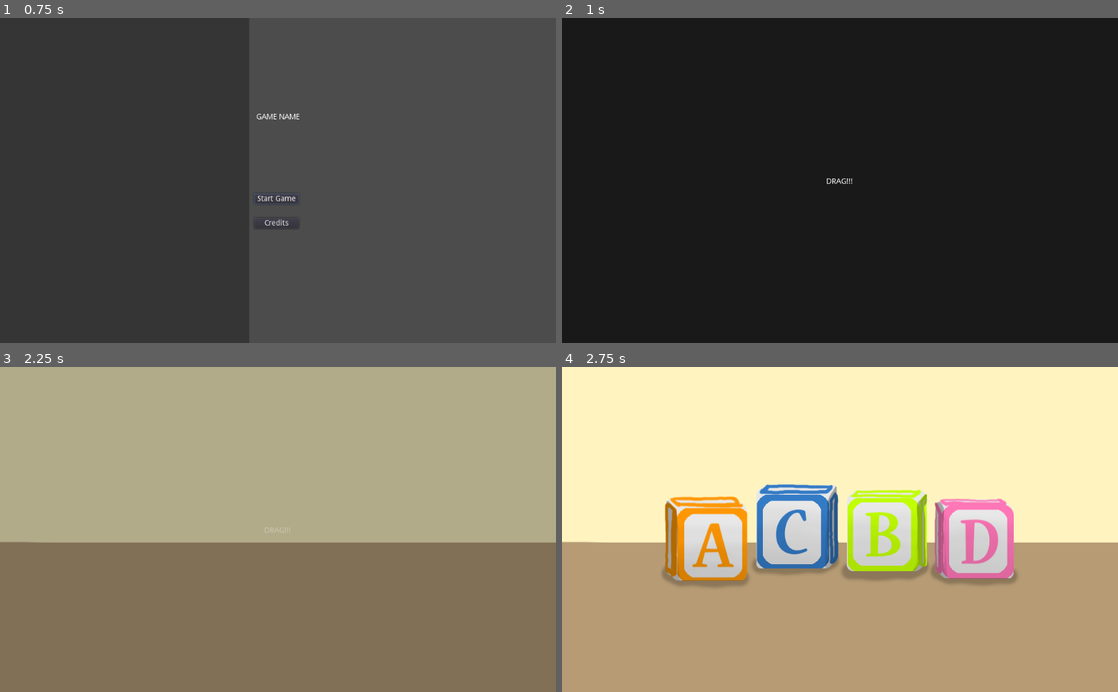
Above: before the commit, frames 1-4 (two rows, left to right).
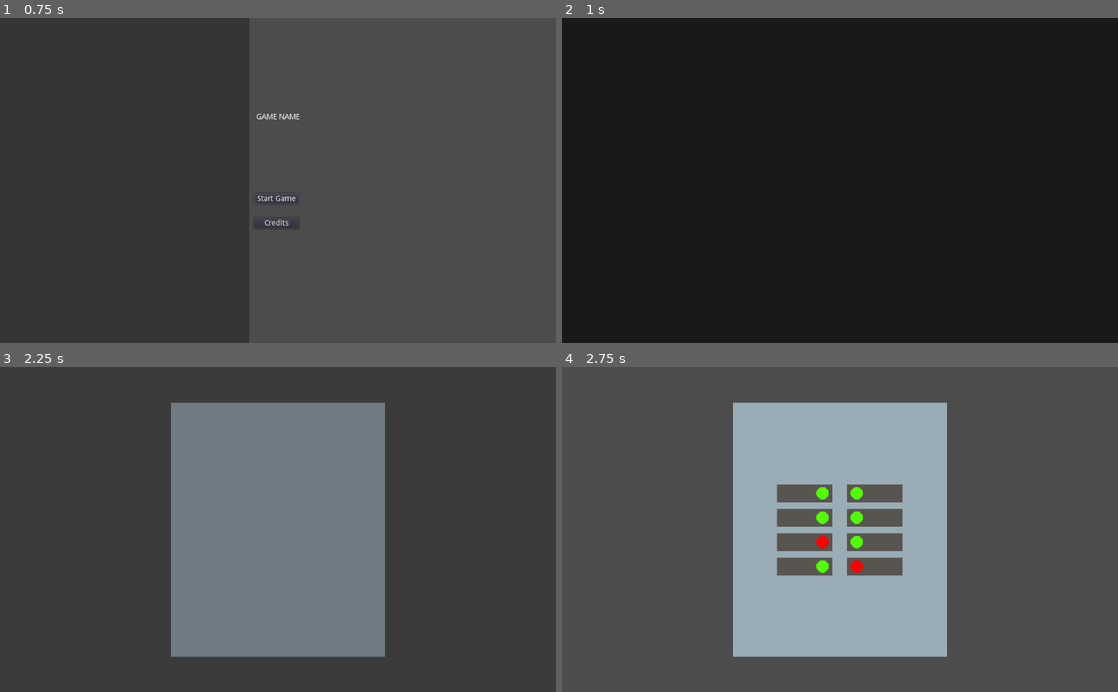
Above: after the commit, the same moments.

Repository: ericdsw/global_game_jam_2020
Game: Godot game, scene res://Game.tscn
Two runs of this game, one before a commit and one after it. Both use one fixed random seed, a clock stepped at 60 frames per second and the inputs below.
Inputs (mouse positions are in pixels of both pictures, inside the frame that each line leads up to):
- Up to frame 1 (0.75 s): click "Start Game" at 0.5 s
- Up to frame 2 (1 s): no input
- Up to frame 3 (2.25 s): tap Enter (ui_accept) at 1.25, 1.52, 2 s; move the mouse to (400, 513) at 1.27 s; press the mouse at (400, 513) at 1.28 s; release the mouse at (400, 513) at 2 s; drag from (166, 545) to (250, 594) at 2.02 s
- Up to frame 4 (2.75 s): no input

Frame 1 is identical in both runs. In frame 2, less than 0.1% of the frame differs, in the area x 47-53%, y 49-52%; in frame 3, 100%, in the area x 0-100%, y 0-100%; in frame 4, 100%.

Commit message:
Implement breaker switch minigame

Diff:
--- a/Game.tscn
+++ b/Game.tscn
@@ -4,7 +4,7 @@
 
 [node name="Game" type="Node2D"]
 script = ExtResource( 1 )
-minigames = [ "res://Screens/MiniGames/DragTheCubes/DragTheCubes.tscn" ]
+minigames = [ "res://Screens/MiniGames/BreakerFix/BreakerFixMinigame.tscn" ]
 
 [node name="Camera2D" type="Camera2D" parent="."]
 current = true
--- /dev/null
+++ b/Screens/MiniGames/BreakerFix/BreakerFixMinigame.gd
@@ -0,0 +1,84 @@
+extends BaseMinigame
+
+const BREAKER_P := "res://Screens/Minigames/BreakerFix/Elements/Breaker.tscn"
+const C_AREA := "res://Screens/Minigames/BreakerFix/Elements/BreakerClickArea.tscn"
+
+const EASY_PARAMS := {
+	"amount": 8,
+	"damaged": 2
+}
+
+const MEDIUM_AMOUNT := {
+	"amount": 12,
+	"damaged": 4
+}
+
+const HARD_AMOUNT := {
+	"amount": 16,
+	"damaged": 6
+}
+
+onready var left_container := get_node("LeftBreakerContainer") as VBoxContainer
+onready var right_container := get_node("RightBreakerContainer") as VBoxContainer
+onready var breaker_tool := get_node("BreakerTool") as Node2D
+
+var _cur_amount := 0
+var _cur_damaged := 0
+
+var _breakers := []
+
+func _input(event: InputEvent) -> void:
+	if event is InputEventMouseButton and event.is_pressed():
+		var _area = load(C_AREA).instance()
+		add_child(_area)
+		_area.global_position = get_global_mouse_position()
+
+# @Overwrite
+func start(difficulty := 1) -> void:
+	.start(difficulty)
+
+	match difficulty:
+		1:
+			_cur_amount = EASY_PARAMS["amount"]
+			_cur_damaged = EASY_PARAMS["damaged"]
+		2:
+			_cur_amount = MEDIUM_AMOUNT["amount"]
+			_cur_damaged = MEDIUM_AMOUNT["damaged"]
+		3:
+			_cur_amount = HARD_AMOUNT["amount"]
+			_cur_damaged = HARD_AMOUNT["damaged"]
+		_:
+			_cur_amount = EASY_PARAMS["amount"]
+			_cur_damaged = EASY_PARAMS["damaged"]
+
+	var _y_pos = (_cur_amount / 4.0) * 35
+
+	for i in range(_cur_amount):
+
+		var _breaker = load(BREAKER_P).instance()
+
+		# Calculate X position and orientation
+		if i <= _cur_amount / 2.0 - 1:
+			left_container.add_child(_breaker)
+		else:
+			right_container.add_child(_breaker)
+
+		_breakers.append(_breaker)
+		_breaker.connect("changed", self, "_on_breaker_changed")
+
+	randomize()
+	var _duplicate_breakers := _breakers.duplicate(true)
+	_duplicate_breakers.shuffle()
+
+	for i in range(_cur_damaged):
+		_duplicate_breakers[i].set_incorrect()
+
+func _on_breaker_changed(_is_correct: bool) -> void:
+
+	var _damaged_breakers := 0
+	for breaker in _breakers:
+		if !breaker._correct:
+			_damaged_breakers += 1
+
+	if _damaged_breakers <= 0:
+		on_success()
--- /dev/null
+++ b/Screens/MiniGames/BreakerFix/BreakerFixMinigame.tscn
@@ -0,0 +1,37 @@
+[gd_scene load_steps=4 format=2]
+
+[ext_resource path="res://Screens/MiniGames/BaseMinigame.tscn" type="PackedScene" id=1]
+[ext_resource path="res://Screens/MiniGames/BreakerFix/BreakerFixMinigame.gd" type="Script" id=2]
+[ext_resource path="res://Resources/BreakerFix/breaker_box.png" type="Texture" id=3]
+
+[node name="BreakerFixMinigame" instance=ExtResource( 1 )]
+script = ExtResource( 2 )
+duration = 100.0
+
+[node name="Sprite" type="Sprite" parent="." index="1"]
+texture = ExtResource( 3 )
+
+[node name="LeftBreakerContainer" type="VBoxContainer" parent="." index="2"]
+margin_left = -116.0
+margin_top = -181.0
+margin_right = -14.0
+margin_bottom = 183.0
+rect_min_size = Vector2( 102, 364 )
+custom_constants/separation = 12
+alignment = 1
+__meta__ = {
+"_edit_use_anchors_": false
+}
+
+[node name="RightBreakerContainer" type="VBoxContainer" parent="." index="3"]
+margin_left = 115.0
+margin_top = -181.0
+margin_right = 217.0
+margin_bottom = 183.0
+rect_min_size = Vector2( 102, 364 )
+rect_scale = Vector2( -1, 1 )
+custom_constants/separation = 12
+alignment = 1
+__meta__ = {
+"_edit_use_anchors_": false
+}
--- /dev/null
+++ b/Screens/MiniGames/BreakerFix/Elements/Breaker.gd
@@ -0,0 +1,25 @@
+extends Control
+
+onready var animation_player := get_node("AnimationPlayer") as AnimationPlayer
+
+var _correct := true
+
+signal changed(correct)
+
+func set_correct() -> void:
+	_correct = true
+	animation_player.play("correct")
+	emit_signal("changed", _correct)
+
+func set_incorrect() -> void:
+	_correct = false
+	animation_player.playback_speed = rand_range(0.9, 1.2)
+	animation_player.play("incorrect")
+	emit_signal("changed", _correct)
+
+func _on_Area2D_area_entered(area: Area2D) -> void:
+	if area.is_in_group("BreakerClickArea"):
+		if !_correct:
+			set_correct()
+		else:
+			set_incorrect()
--- /dev/null
+++ b/Screens/MiniGames/BreakerFix/Elements/Breaker.tscn
@@ -0,0 +1,75 @@
+[gd_scene load_steps=9 format=2]
+
+[ext_resource path="res://Resources/BreakerFix/breaker.png" type="Texture" id=1]
+[ext_resource path="res://Resources/BreakerFix/breaker_light_good.png" type="Texture" id=2]
+[ext_resource path="res://Resources/BreakerFix/breaker_light_bad.png" type="Texture" id=3]
+[ext_resource path="res://Screens/MiniGames/BreakerFix/Elements/Breaker.gd" type="Script" id=4]
+[ext_resource path="res://Resources/BreakerFix/breaker_off.png" type="Texture" id=5]
+
+[sub_resource type="Animation" id=1]
+resource_name = "correct"
+loop = true
+tracks/0/type = "value"
+tracks/0/path = NodePath("BreakerLight:texture")
+tracks/0/interp = 1
+tracks/0/loop_wrap = true
+tracks/0/imported = false
+tracks/0/enabled = true
+tracks/0/keys = {
+"times": PoolRealArray( 0 ),
+"transitions": PoolRealArray( 1 ),
+"update": 1,
+"values": [ ExtResource( 2 ) ]
+}
+
+[sub_resource type="Animation" id=2]
+resource_name = "incorrect"
+length = 1.5
+loop = true
+tracks/0/type = "value"
+tracks/0/path = NodePath("BreakerLight:texture")
+tracks/0/interp = 1
+tracks/0/loop_wrap = true
+tracks/0/imported = false
+tracks/0/enabled = true
+tracks/0/keys = {
+"times": PoolRealArray( 0, 1 ),
+"transitions": PoolRealArray( 1, 1 ),
+"update": 1,
+"values": [ ExtResource( 3 ), ExtResource( 5 ) ]
+}
+
+[sub_resource type="CircleShape2D" id=3]
+radius = 12.0539
+
+[node name="Breaker" type="Control"]
+margin_left = -51.0
+margin_top = -16.0
+margin_right = 51.0
+margin_bottom = 17.0
+rect_min_size = Vector2( 102, 33 )
+rect_pivot_offset = Vector2( 51, 16 )
+script = ExtResource( 4 )
+__meta__ = {
+"_edit_use_anchors_": false
+}
+
+[node name="Sprite" type="Sprite" parent="."]
+position = Vector2( 51, 16 )
+texture = ExtResource( 1 )
+
+[node name="BreakerLight" type="Sprite" parent="."]
+position = Vector2( 84, 16 )
+texture = ExtResource( 5 )
+
+[node name="AnimationPlayer" type="AnimationPlayer" parent="."]
+autoplay = "correct"
+anims/correct = SubResource( 1 )
+anims/incorrect = SubResource( 2 )
+
+[node name="Area2D" type="Area2D" parent="."]
+position = Vector2( 84, 16 )
+
+[node name="CollisionShape2D" type="CollisionShape2D" parent="Area2D"]
+shape = SubResource( 3 )
+[connection signal="area_entered" from="Area2D" to="." method="_on_Area2D_area_entered"]
--- /dev/null
+++ b/Screens/MiniGames/BreakerFix/Elements/BreakerClickArea.gd
@@ -0,0 +1,5 @@
+extends Area2D
+
+func _ready() -> void:
+	yield(get_tree().create_timer(0.1), "timeout")
+	queue_free()
--- /dev/null
+++ b/Screens/MiniGames/BreakerFix/Elements/BreakerClickArea.tscn
@@ -0,0 +1,14 @@
+[gd_scene load_steps=3 format=2]
+
+[ext_resource path="res://Screens/MiniGames/BreakerFix/Elements/BreakerClickArea.gd" type="Script" id=1]
+
+[sub_resource type="CircleShape2D" id=1]
+radius = 4.29519
+
+[node name="BreakerClickArea" type="Area2D" groups=[
+"BreakerClickArea",
+]]
+script = ExtResource( 1 )
+
+[node name="CollisionShape2D" type="CollisionShape2D" parent="."]
+shape = SubResource( 1 )
--- /dev/null
+++ b/Screens/MiniGames/BreakerFix/Elements/BreakerTool.tscn
@@ -0,0 +1,9 @@
+[gd_scene load_steps=2 format=2]
+
+[ext_resource path="res://Resources/BreakerFix/breaker_tool.png" type="Texture" id=1]
+
+[node name="BreakerTool" type="Node2D"]
+
+[node name="Sprite" type="Sprite" parent="."]
+position = Vector2( 30, 30 )
+texture = ExtResource( 1 )
Binary file added: Resources/BreakerFix/breaker.png
Not shown, added: Resources/BreakerFix/breaker.png.import
Binary file added: Resources/BreakerFix/breaker_box.png
Not shown, added: Resources/BreakerFix/breaker_box.png.import
Binary file added: Resources/BreakerFix/breaker_light_bad.png
Not shown, added: Resources/BreakerFix/breaker_light_bad.png.import
Binary file added: Resources/BreakerFix/breaker_light_good.png
Not shown, added: Resources/BreakerFix/breaker_light_good.png.import
Binary file added: Resources/BreakerFix/breaker_off.png
Not shown, added: Resources/BreakerFix/breaker_off.png.import
Binary file added: Resources/BreakerFix/breaker_tool.png
Not shown, added: Resources/BreakerFix/breaker_tool.png.import
